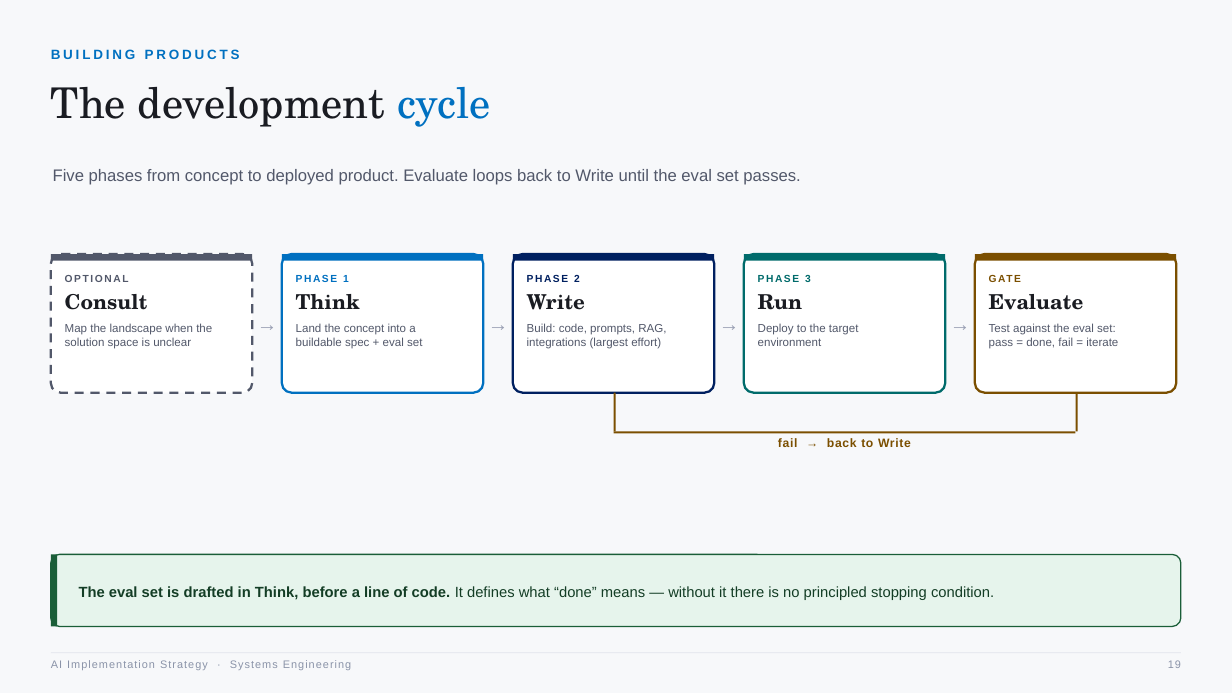
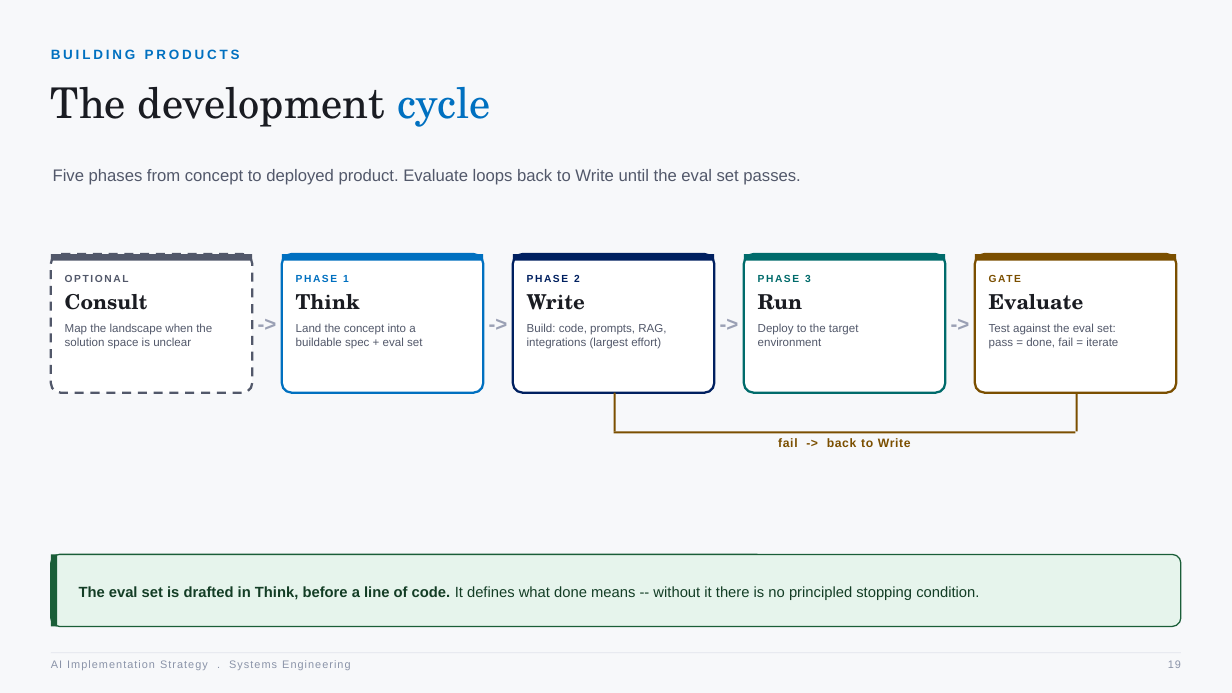
Before and after one commit to betodon96-svg/sai-workflow-app, a slide deck: slide 19 of AI_Implementation_Strategy_SE_Workshop.pptx. Drawn at 1232x693 pixels with LibreOffice and Linux fonts; fonts in the diff are those of the drawing. Boxes give left, top, right and bottom in pixels: in the first picture for what was removed or moved away, otherwise in the second. Text is boxed around its words. In the diff, an @@ line names an element or a change of style, - is before the commit and + after.

```diff
--- a/AI_Implementation_Strategy_SE_Workshop.pptx
+++ b/AI_Implementation_Strategy_SE_Workshop.pptx
@@ text at box(252, 309, 282, 338): text changed @@
-→
+->
@@ text at box(483, 309, 513, 338): text changed @@
-→
+->
@@ text at box(714, 309, 744, 338): text changed @@
-→
+->
@@ text at box(945, 309, 975, 338): text changed @@
-→
+->
@@ text at box(778, 438, 911, 447): text changed @@
-fail → back to Write
+fail -> back to Write
@@ text at box(79, 586, 979, 600): text changed @@
-The eval set is drafted in Think, before a line of code. It defines what “done” means — without it there is no principled stopping condition.
+The eval set is drafted in Think, before a line of code. It defines what done means -- without it there is no principled stopping condition.
@@ text at box(51, 660, 350, 670): text changed @@
-AI Implementation Strategy · Systems Engineering
+AI Implementation Strategy . Systems Engineering
```
Also in this commit, not shown: 19 other slides changed, 5 slides added, 1 slide removed.
